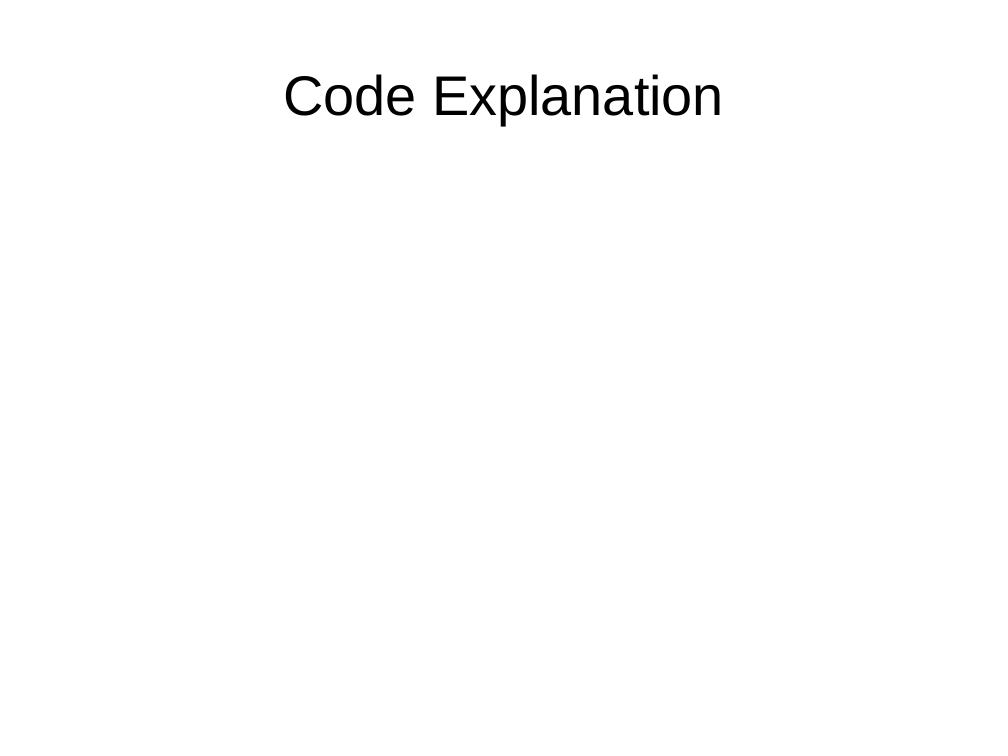
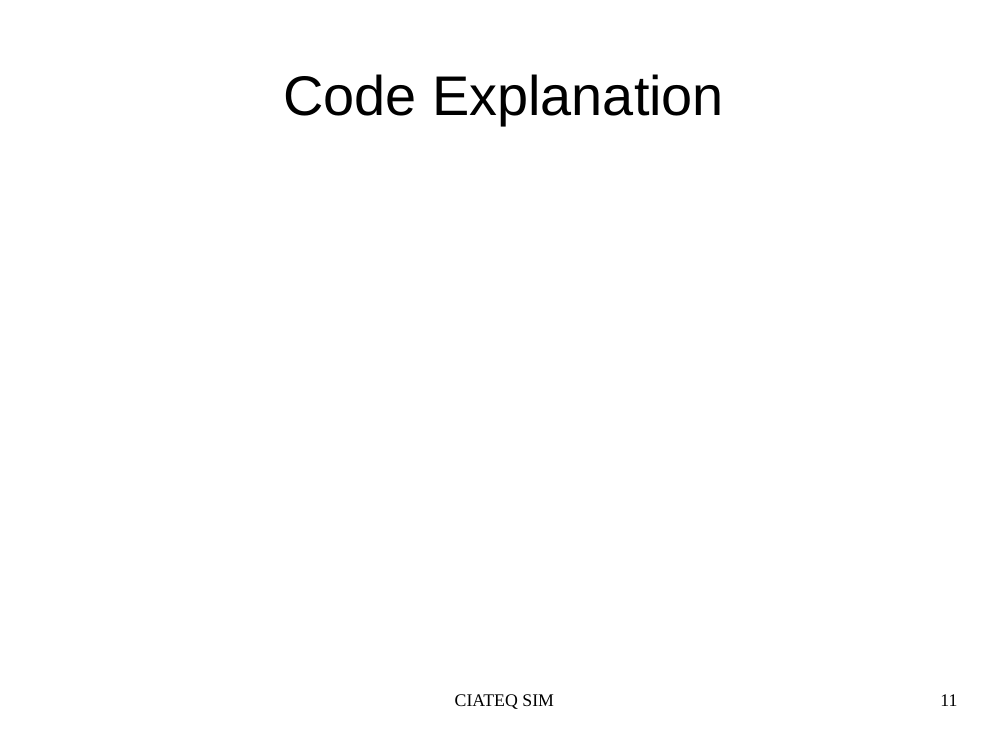
Before and after one commit to tehuano/compilers-sim, a slide deck: slide 11 of dollar_language.odp (slide 7 before the commit). Drawn at 1008x756 pixels with LibreOffice and Linux fonts; fonts in the diff are those of the drawing. Boxes give left, top, right and bottom in pixels: in the first picture for what was removed or moved away, otherwise in the second. Text is boxed around its words. In the diff, an @@ line names an element or a change of style, - is before the commit and + after.

```diff
--- a/dollar_language.odp
+++ b/dollar_language.odp
@@ text added at bbox=[455, 694, 554, 709], 14 pt, text #000000 @@
+CIATEQ SIM
@@ page number added at bbox=[940, 694, 957, 706], 14 pt, text #000000 @@
+11
```
Also in this commit, not shown: 1 other slide changed, 10 slides added, 6 slides removed, 3 other files.
